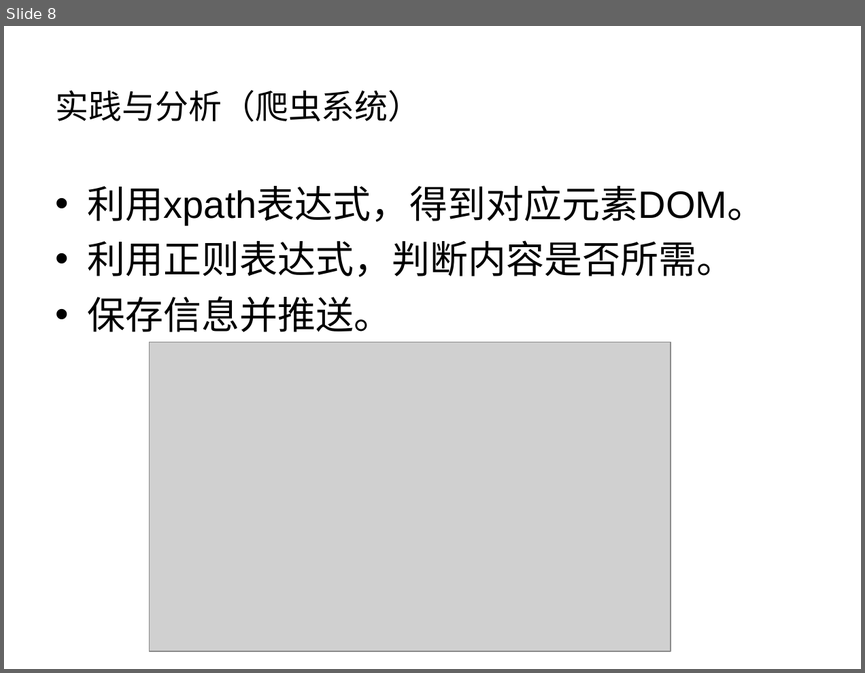
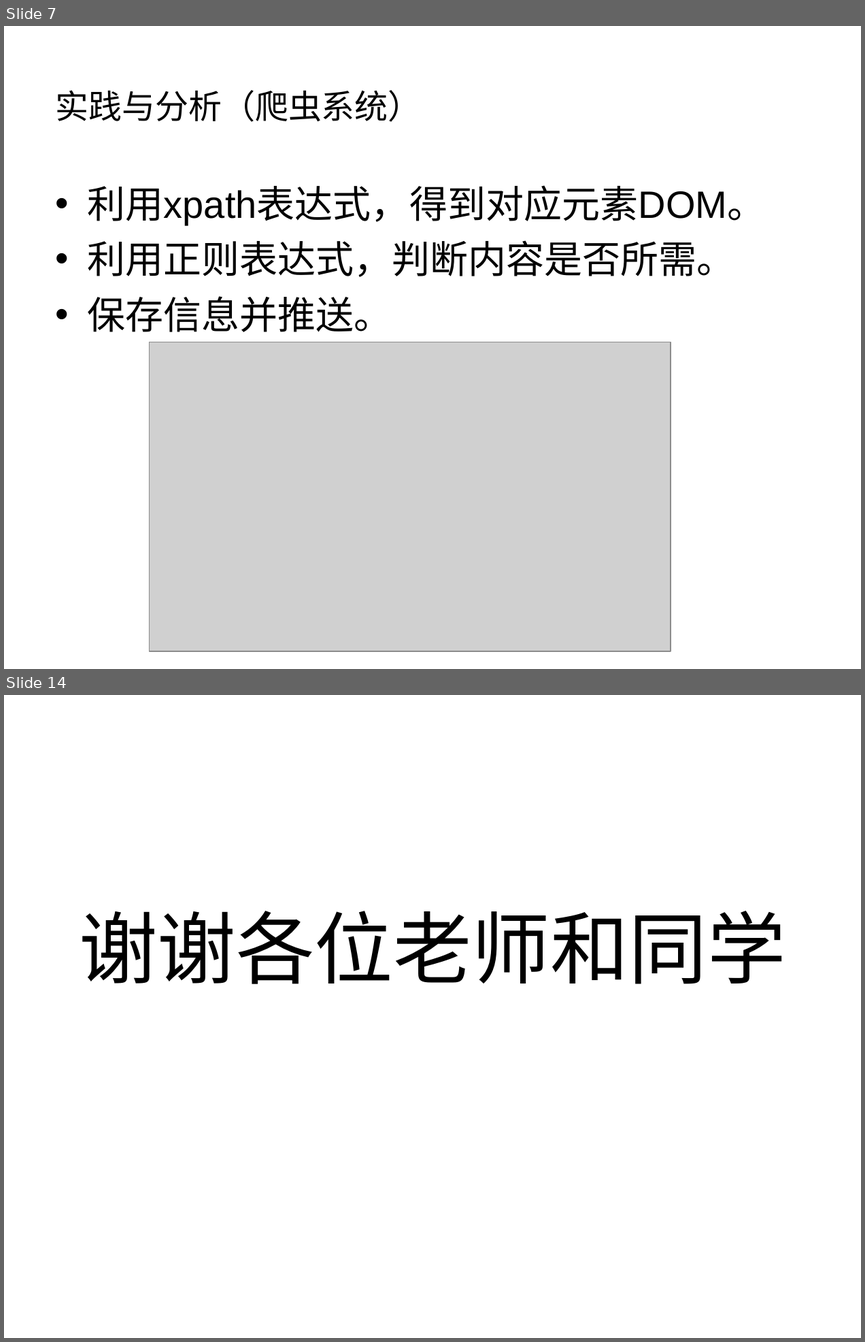
Before and after one commit to liuweiming1997/extensions, a slide deck: 论文.ppt. Shown one above the other, each under a label of ours: slide 8 before the commit, slides 7 and 14 after it; the slides between them are not shown. The pictures are 865x673 and 865x1342 pixels, drawn with LibreOffice and Linux fonts; fonts in the diff are those of the drawing; grey boxes stand for pictures. Boxes give left, top, right and bottom in pixels: in the first picture for what was removed or moved away, otherwise in the second. Text is boxed around its words. In the diff, an @@ line names an element or a change of style, - is before the commit and + after.

```diff
--- a/论文.ppt
+++ b/论文.ppt
@@ slide 14 added at bbox=[4, 695, 861, 1338], background #FFFFFF @@
@@ text added at bbox=[79, 911, 785, 984], 66 pt, text #000000 @@
+谢谢各位老师和同学
@@ what was slide 8 is now slide 7 @@
```
Also in this commit, not shown: 4 slides changed, 4 other slides added, 2 slides removed.
